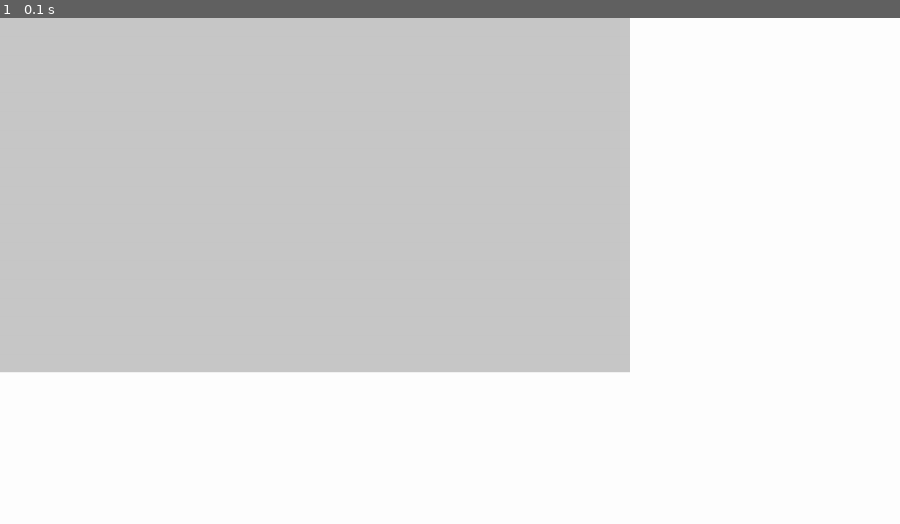
Above: before the commit, frame 1.
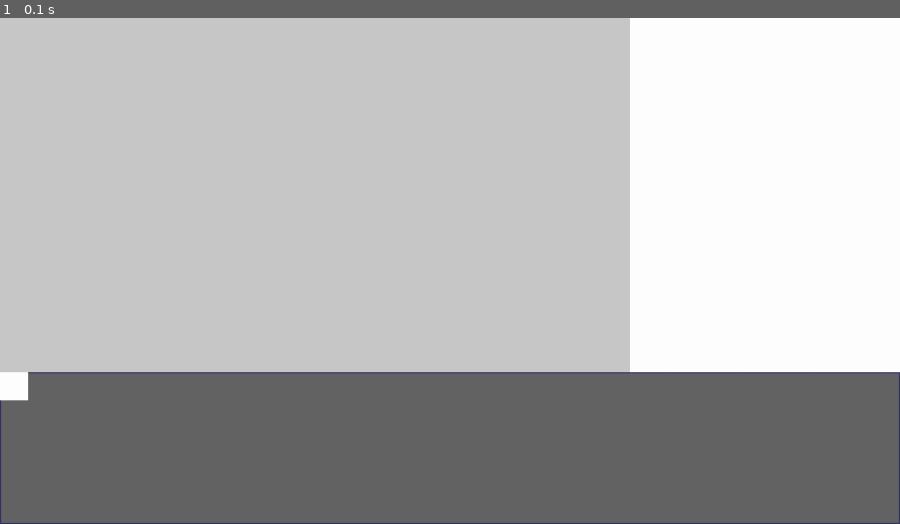
Above: after the commit, the same moment.

Repository: Culf-B/PygameLevelEditor
Game: pygame game, started from gui.py
Same seed, same stepped clock (60 frames per second), same inputs: the game is played once before the commit and once after it.
Inputs:
- Up to frame 1 (0.1 s): no input

The runs differ from the first frame. In frame 1, 30% of the frame differs, in the area x 0-100%, y 69-100%.

Commit message:
Started working on bottombar
- Started working on bottom bar tile selector
- Created object scrollbox and a baseplate for a ui object compatible with that though that is not finished yet
- Some changes to how events are handled.

Diff:
--- a/gui.py
+++ b/gui.py
@@ -18,7 +18,7 @@
         self.wBottomCoeffs = [1, 0.3]
 
         # --- Render window ---
-        self.gMainRender = Group(eventOffset = [0, 0])
+        self.gMainRender = Group()
 
         # Render window element setup
         self.gMainRender.add_elements(
@@ -38,15 +38,34 @@
         self.gBottomTools = Group() # Overview and selection of tools such as delete, place and brushes
         self.gBottomTiles = Group() # Overview and selection of tiles
 
+        self.gBottomTiles.add_elements(
+            ObjectScrollBox(
+                self.renderSurface,
+                pygame.Rect(0, self.renderRes[1] * self.wMainCoeffs[1], self.renderRes[0] * self.wBottomCoeffs[0], self.renderRes[1] * self.wBottomCoeffs[1]),
+                [50, 50],
+                [
+                    [0, 0, 0],
+                    [50, 50, 100],
+                    [100, 100, 100]
+                ],
+                objects = [ScrollCompatibleObject()]
+            )
+        )
+
         # --- Activate default groups ---
         self.gMainRender.activate_all()
+        self.gBottomTiles.activate_all()
 
-    def draw(self):
+        # --- Deactivate non-default groups ---
+        self.gRightImporter.deactivate_all()
+        self.gBottomTools.deactivate_all()
+
+    def draw(self, events):
         self.renderSurface.fill([255, 255, 255])
 
         # Update all grouped elements
         for group in groups:
-            group.update()
+            group.update(events)
 
         self.parentSurface.blit(self.renderSurface, [0, 0])
 
@@ -62,13 +81,14 @@
     gui = Gui(screen)
 
     while run:
-        for event in pygame.event.get():
+        events = pygame.event.get()
+        for event in events:
             if event.type == pygame.QUIT:
                 run = False
 
         screen.fill([255, 255, 255])
 
-        gui.draw()
+        gui.draw(events)
 
         clock.tick(60)
         pygame.display.update()
--- a/tools/uielements.py
+++ b/tools/uielements.py
@@ -36,14 +36,13 @@
                     break
 
 class Group:
-    def __init__(self, eventOffset = [0, 0]):
+    def __init__(self):
         self.elements = []
-        self.eventOffset = eventOffset
         groups.append(self)
 
-    def update(self):
+    def update(self, events):
         for element in self.elements:
-            element.update(self.eventOffset)
+            element.update(events)
 
     def add_elements(self, *args):
         for element in args:
@@ -77,9 +76,9 @@
         self.activated = False
         self.groups = []
 
-    def update(self, offsetEventPos = [0, 0]):
+    def update(self, events):
         if self.activated:
-            self.eventupdate(offsetEventPos)
+            self.eventupdate(events)
             self.draw()
 
     def eventupdate(self, *args):
@@ -309,3 +308,109 @@
             listener()
 
         self.screen.blit(self.surface, self.rect.topleft)
+
+class ObjectScrollBox(Element):
+    def __init__(self, screen, rect, objectSize, colorscheme, objects = [], bordersize = 2, activated = True):
+        super().__init__()
+
+        self.screen = screen
+        self.rect = rect
+        self.objectSize = objectSize
+        self.surface = pygame.surface.Surface([self.rect.w, self.rect.h])
+
+        self.colorscheme = colorscheme
+        self.bordersize = bordersize
+
+        self.activated = activated
+
+        self.objects = objects
+        for obj in self.objects:
+            obj.setup(self.objectSize, self.surface)
+
+        self.hover = False
+        self.scroll = False
+        self.contentposition = 0
+        self.scrollspeed = 5
+        self.maxScroll = 0
+        self.objectsPrLine = 0
+
+    def eventupdate(self, events):
+        self.tempMpos = pygame.mouse.get_pos()
+        self.scroll = False
+        if self.rect.collidepoint(self.tempMpos):
+            self.hover = True
+
+            for event in events:
+                if event.type == pygame.MOUSEWHEEL: # idk this no work this mentions sdl 2: https://pyga.me/docs/ref/event.html
+                    self.scroll = True
+                    self.contentposition += event.y * self.scrollspeed
+
+                    if self.contentposition < 0:
+                        self.contentposition = 0
+                    elif self.contentposition > self.maxScroll:
+                        self.contentposition = self.maxScroll
+
+                elif event.type == pygame.MOUSEBUTTONUP and event.button == 1:
+                    for obj in self.objects:
+                        obj.mouseevent([event.pos[0] - self.rect.x, event.pos[1] - self.rect.y])
+        else:
+            self.hover = False
+
+    def updateContentDimensions(self):
+        self.objectsPrLine = (self.rect.w - self.bordersize * 2) // self.objectSize[0]
+        self.maxScroll = (len(self.objects) // self.objectsPrLine) * self.objectSize[1]
+
+    def draw(self):
+        self.updateContentDimensions()
+
+        # Background
+        self.surface.fill(self.colorscheme[2])
+
+        # Border
+        pygame.draw.rect(self.surface, self.colorscheme[1], pygame.Rect(0, 0, self.surface.get_width(), self.surface.get_height()), self.bordersize)
+
+        # Content
+        self.contentStartX = (self.rect.w - self.objectsPrLine * self.objectSize[1]) / 2
+
+        for i in range(len(self.objects)):
+            self.objects[i].draw([(i % self.objectsPrLine) * self.objectSize[0], (i // self.objectsPrLine) * self.objectSize[1]])
+
+        # Export to parent
+        self.screen.blit(self.surface, [self.rect.x, self.rect.y])
+
+    def addObjects(self, *args):
+        for obj in args:
+            self.objects.append(obj)
+            obj.setup(self.objectSize, self.surface)
+
+class ScrollCompatibleObject:
+    def __init__(self):
+        self.setupDone = False
+        self.latestPos = [0, 0]
+        self.size = [0, 0]
+        self.exportSurface = None
+
+    def setup(self, objectSize, parentSurface):
+        self.size = objectSize
+        self.exportSurface = pygame.surface.Surface(self.size)
+        self.parentSurface = parentSurface
+        self.setupDone = True
+
+    def mouseevent(self, pos):
+        if self.setupDone:
+            if pygame.rect.Rect(self.latestPos, self.size).collidepoint(pos):
+                self.clickevent()
+
+    def clickevent(self):
+        print("Mouseclick!")
+
+    def draw(self, pos):
+        self.latestPos = pos
+
+        if self.setupDone:
+            self.updateGraphics()
+
+            self.parentSurface.blit(self.exportSurface, pos)
+
+    def updateGraphics(self):
+        self.exportSurface.fill([255, 255, 255])
